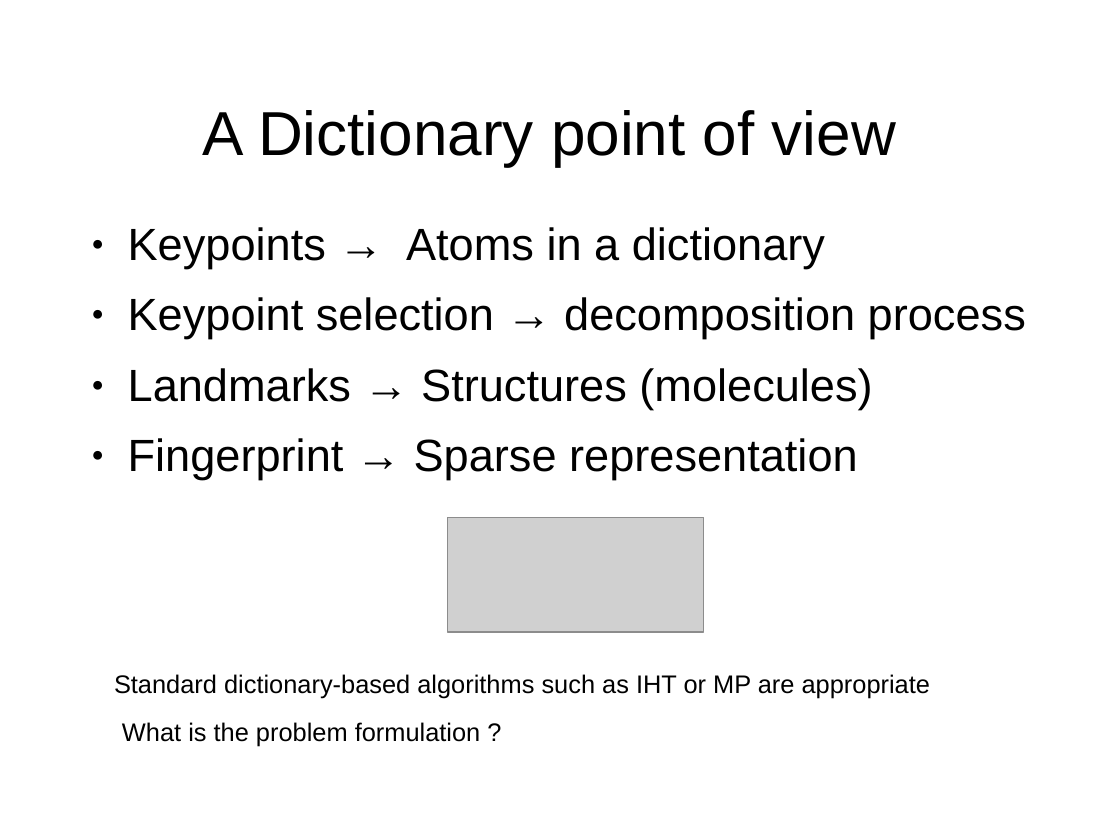
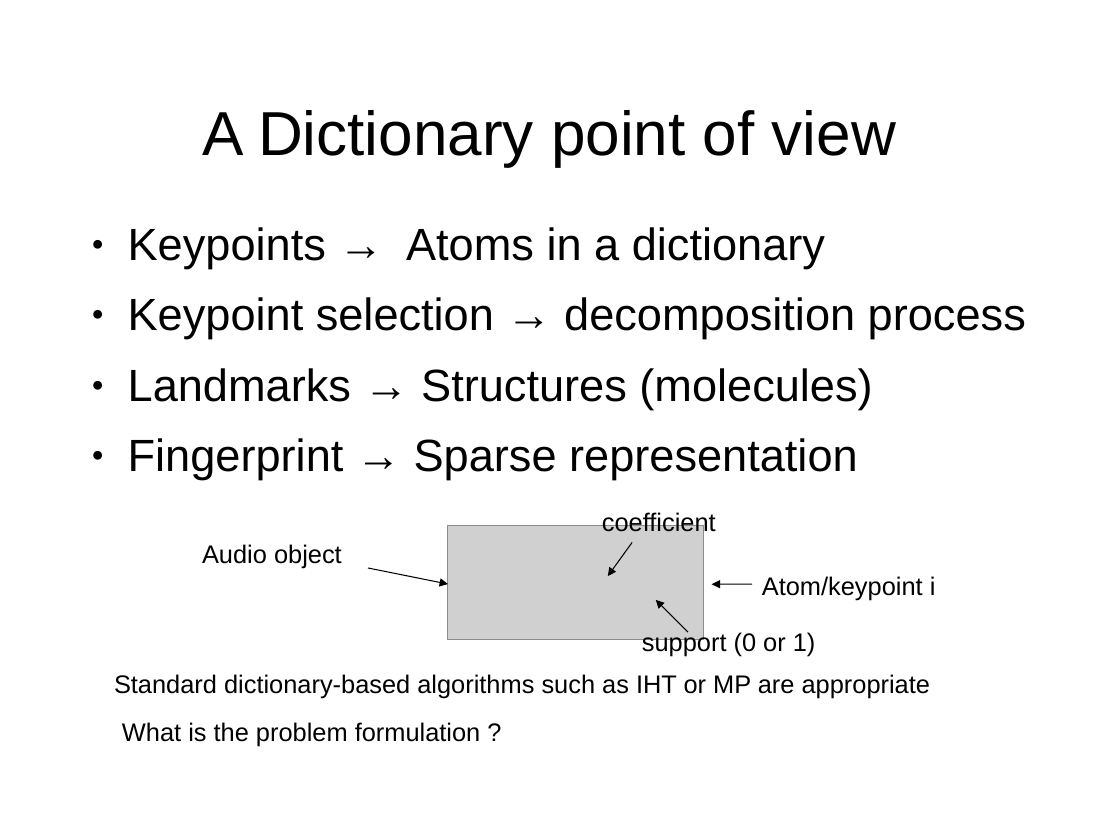
Before and after one commit to mmoussallam/audio-sketch, a slide deck: slide 8 of src/icassp14_fgpt/icassp14/slides.ppt. Drawn at 1120x840 pixels with LibreOffice and Linux fonts; fonts in the diff are those of the drawing; grey boxes stand for pictures; background and template pictures are left out. Boxes give left, top, right and bottom in pixels: in the first picture for what was removed or moved away, otherwise in the second. Text is boxed around its words. In the diff, an @@ line names an element or a change of style, - is before the commit and + after.

Commit message:
maj

```diff
--- a/src/icassp14_fgpt/icassp14/slides.ppt
+++ b/src/icassp14_fgpt/icassp14/slides.ppt
@@ picture: place and size @@
-picture at [448, 517, 704, 632]
+picture at [448, 525, 704, 640]
@@ text added at [602, 511, 716, 537], 18 pt, text #000000 @@
+coefficient
@@ text added at [202, 544, 342, 569], 18 pt, text #000000 @@
+Audio object
@@ arrow added from (368, 568) to (448, 584), #000000 0.74 pt @@
@@ arrow added from (632, 543) to (608, 576), #000000 0.74 pt @@
@@ arrow added from (752, 584) to (712, 584), #000000 0.74 pt @@
@@ text added at [762, 576, 936, 601], 18 pt, text #000000 @@
+Atom/keypoint i
@@ arrow added from (688, 632) to (656, 600), #000000 0.74 pt @@
@@ text added at [642, 631, 816, 657], 18 pt, text #000000 @@
+support (0 or 1)
```
Also in this commit, not shown: 3 other slides changed, 2 slides added, 1 slide removed.
